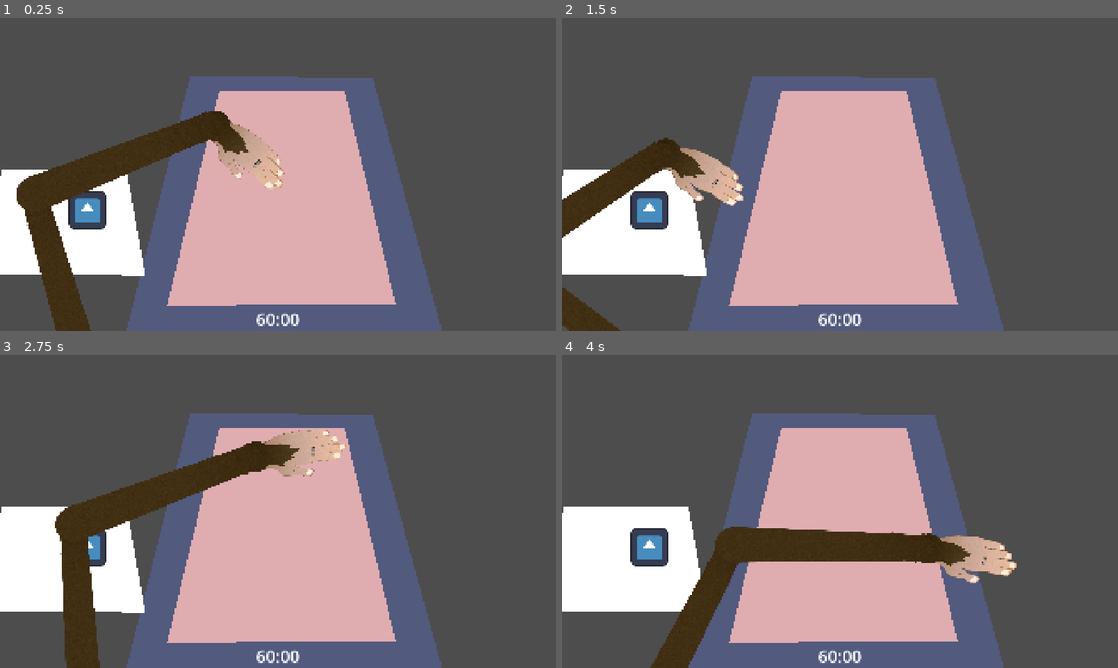
Above: before the commit, frames 1-4 (two rows, left to right).
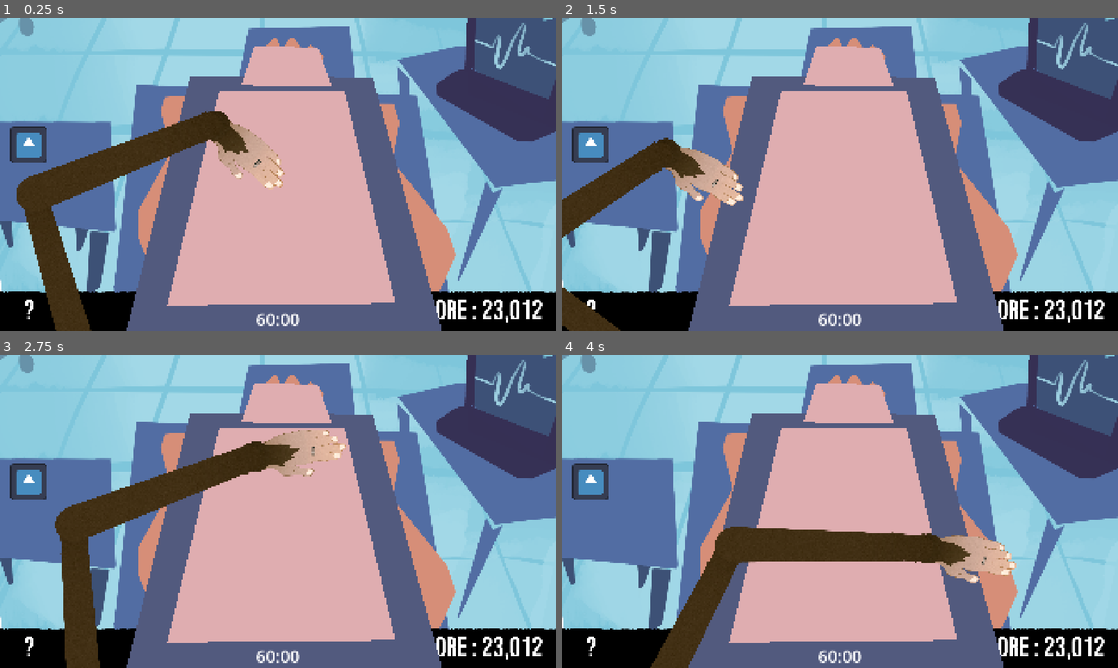
Above: after the commit, the same moments.

Repository: NathouneOne/GameJam_0226
Game: Godot game, scene res://Scenes/Game/game.tscn
Two runs of this game, one before a commit and one after it. Both use one fixed random seed, a clock stepped at 60 frames per second and the inputs below. This scene is started directly instead of the project's main scene. The engine's default icon, where the game draws it, is replaced by a stand-in: a white triangle on a blue panel in a dark square.
Inputs (mouse positions are in pixels of both pictures, inside the frame that each line leads up to):
- Up to frame 1 (0.25 s): no input
- Up to frame 2 (1.5 s): move the mouse to (962, 158) at 0.52 s; press the mouse at (962, 158) at 0.53 s; tap Enter at 1.25 s; move the mouse to (728, 190) at 1.27 s; release the mouse at (728, 190) at 1.28 s; click (728, 190) at 1.35 s
- Up to frame 3 (2.75 s): move the mouse to (333, 442) at 2.02 s; press the mouse at (333, 442) at 2.03 s
- Up to frame 4 (4 s): move the mouse to (812, 574) at 2.77 s; release the mouse at (812, 574) at 2.78 s; click (812, 574) at 2.85 s; tap Space at 3.5 s; move the mouse to (1006, 558) at 3.52 s; press the mouse at (1006, 558) at 3.53 s

The runs differ from the first frame. In frame 1, 59% of the frame differs, in the area x 0-100%, y 0-100%; in frame 2, 60%; in frame 3, 59%; in frame 4, 62%.

Commit message:
--wip-- [skip ci]

Diff:
--- a/game-jam-0226/Scenes/Game/game.tscn
+++ b/game-jam-0226/Scenes/Game/game.tscn
@@ -3,9 +3,13 @@
 [ext_resource type="PackedScene" uid="uid://dgn4ub5vss8hf" path="res://Scenes/hand/hands.tscn" id="1_mv0hc"]
 [ext_resource type="Texture2D" uid="uid://bn1bexi0xnteq" path="res://icon.svg" id="1_qikps"]
 [ext_resource type="PackedScene" uid="uid://bivkc0072g4c8" path="res://Scenes/Components/grabbable/Grabbable.tscn" id="2_i1e5p"]
+[ext_resource type="Texture2D" uid="uid://cuu5liefo0236" path="res://Assets/Graphismes/EXPORT_TEMPO_BG.png" id="4_i1e5p"]
 
 [sub_resource type="RectangleShape2D" id="RectangleShape2D_ciybh"]
 size = Vector2(128, 127)
+
+[sub_resource type="RectangleShape2D" id="RectangleShape2D_i1e5p"]
+size = Vector2(394, 342)
 
 [sub_resource type="LabelSettings" id="LabelSettings_qikps"]
 font_size = 59
@@ -16,11 +20,19 @@
 scale = Vector2(0.84, 0.84)
 
 [node name="Patient" type="Node2D" parent="." unique_id=1788166929]
-position = Vector2(958, 625)
+position = Vector2(958, 624)
 
 [node name="Cart" type="Node2D" parent="Patient" unique_id=1591633000]
 
 [node name="Body" type="Node2D" parent="Patient/Cart" unique_id=43249562]
+
+[node name="Polygon2D2" type="Polygon2D" parent="Patient/Cart/Body" unique_id=1474909687]
+z_index = 1
+position = Vector2(3, -655)
+scale = Vector2(0.50799423, 0.4536807)
+color = Color(0.8758502, 0.68026394, 0.69058543, 1)
+offset = Vector2(-81.37642, 56.4168)
+polygon = PackedVector2Array(-170.5949, 523.286, 445.5539, 534.307, 351.06464, 236.7409, -82.011154, 227.92413)
 
 [node name="Polygon2D" type="Polygon2D" parent="Patient/Cart/Body" unique_id=91527580]
 z_index = 1
@@ -37,26 +49,30 @@
 polygon = PackedVector2Array(-452, 495, 655, 483, 408, -419, -222, -424)
 
 [node name="LeftTable" type="Node2D" parent="." unique_id=2134362851]
+position = Vector2(255, 660)
 
-[node name="Object" type="Node2D" parent="LeftTable" unique_id=255358080]
+[node name="Object1" type="Node2D" parent="LeftTable" unique_id=255358080]
 z_index = 1
-position = Vector2(302, 663)
+position = Vector2(-156, -222)
 
-[node name="Sprite2D" type="Sprite2D" parent="LeftTable/Object" unique_id=37492616]
+[node name="Sprite2D" type="Sprite2D" parent="LeftTable/Object1" unique_id=37492616]
 texture = ExtResource("1_qikps")
 metadata/_edit_lock_ = true
 
-[node name="Grabbable" parent="LeftTable/Object" unique_id=285037485 instance=ExtResource("2_i1e5p")]
+[node name="Grabbable" parent="LeftTable/Object1" unique_id=285037485 instance=ExtResource("2_i1e5p")]
 metadata/_edit_lock_ = true
 
-[node name="CollisionShape2D" type="CollisionShape2D" parent="LeftTable/Object/Grabbable" unique_id=1969858577]
+[node name="CollisionShape2D" type="CollisionShape2D" parent="LeftTable/Object1/Grabbable" unique_id=1969858577]
 position = Vector2(0, -0.5)
 shape = SubResource("RectangleShape2D_ciybh")
 metadata/_edit_lock_ = true
 
-[node name="Polygon2D" type="Polygon2D" parent="LeftTable" unique_id=659712214]
-position = Vector2(-96, 1)
-polygon = PackedVector2Array(104, 519, 532, 519, 598, 887, 33, 884)
+[node name="Area2D" type="Area2D" parent="LeftTable" unique_id=493780884]
+
+[node name="CollisionShape2D" type="CollisionShape2D" parent="LeftTable/Area2D" unique_id=1714896011]
+z_index = 1
+position = Vector2(-55, -131)
+shape = SubResource("RectangleShape2D_i1e5p")
 
 [node name="VBoxContainer" type="VBoxContainer" parent="." unique_id=1772624954]
 offset_right = 1920.0
@@ -74,3 +90,10 @@
 label_settings = SubResource("LabelSettings_qikps")
 
 [node name="Background" type="Node2D" parent="." unique_id=1704887786]
+
+[node name="Sprite2D" type="Sprite2D" parent="Background" unique_id=1145442250]
+z_index = -1
+texture = ExtResource("4_i1e5p")
+centered = false
+
+[node name="Polygon2D" type="Polygon2D" parent="Background" unique_id=1200949737]
Binary file added: game-jam-0226/Assets/Graphismes/EXPORT_TEMPO_BG.png
Not shown, added: game-jam-0226/Assets/Graphismes/EXPORT_TEMPO_BG.png.import
